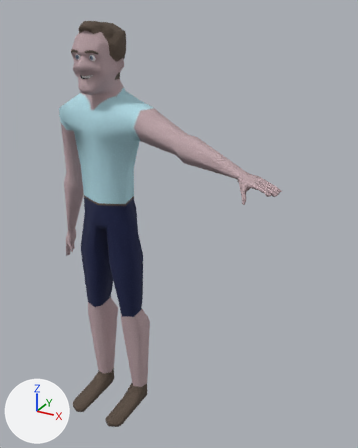
One commit to the glTF model assets/nulch.glb: the scene before it, then after it.
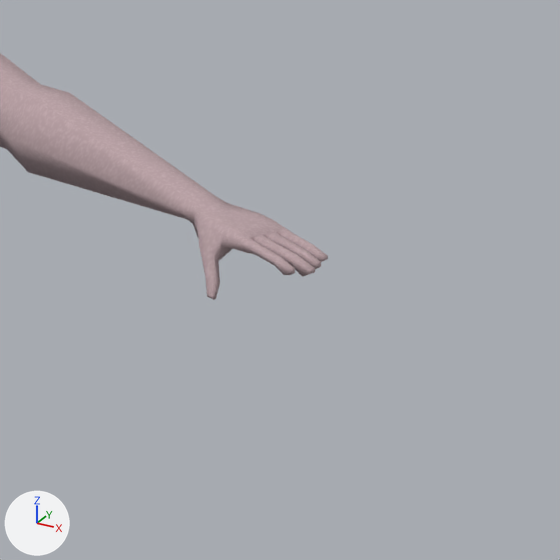
Each version is shown whole from a 50 mm camera at (17.24, -22.71, 25.32) aimed at (4.82, -0.11, 14.02), then close up on the part from 49% to 100% of the width and 24% to 65% of the height. Every picture has the same lights, and +X, +Y and +Z are marked at lower left. Where no turn or scale is listed for an object, it has been applied to the vertices.

Before the edit, the objects in view are built like this:
```python
me_body_001 = bpy.data.meshes.new('body.001')
me_body_001.from_pydata(...)  # 2122 vertices, 4236 faces; spans x -5.1..11.8, y -5.1..1.9, z 0.0..24.6
# faces by material slot: [2316, 1600, 256, 64]
me_body_001.materials.append(mat_material_004)  # picture img_nulch
me_body_001.materials.append(mat_material_005)  # white #ffffff
me_body_001.materials.append(mat_material_006)  # blue #8294b0
me_body_001.materials.append(mat_material_007)  # black #000000
ob_body_001 = bpy.data.objects.new('body.001', me_body_001)
ob_body_001.location = (0.0, 0.0, 0.0)
```
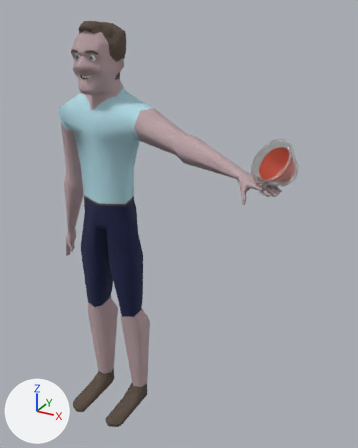
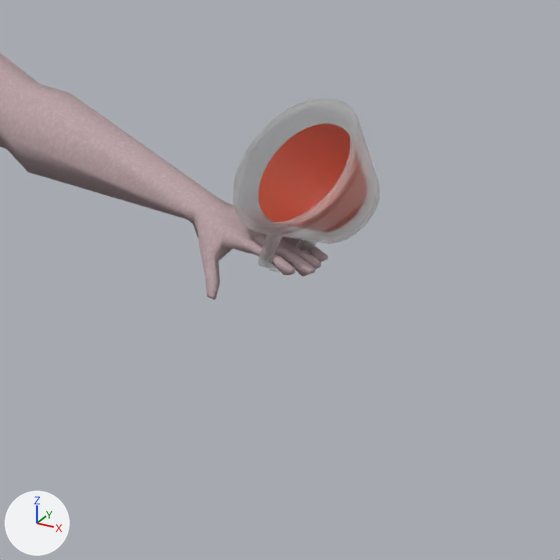
What differs and where, as boxes (x1, y1, x2, y2) in the close-ups (560 x 560 px):
'teacup', added
    after: (233, 98, 380, 272)

Patch to the scene script:
```diff
--- a/assets/nulch.glb.py
+++ b/assets/nulch.glb.py
@@ mat_material @@
+mat_material = principled_material('Material')
+mat_material.base_color = (0.8, 0.8, 0.8)  # white #e7e7e7
+mat_material.roughness = 1.0
+mat_material.ior = 1.45
+mat_material.alpha = 0.5
+mat_material.transmission_weight = 1.0
@@ mat_material_001 @@
+mat_material_001 = principled_material('Material.001')
+mat_material_001.base_color = (0.8, 0.0934, 0.0298)  # orange #e75630
@@ me_cylinder @@
+me_cylinder.from_pydata(...)  # 304 vertices, 638 faces; spans x -1.33..0.55, y -1.41..0.49, z -0.74..1.4
+# faces by material slot: [544, 94]
+me_cylinder.materials.append(mat_material)  # white #e7e7e7
+me_cylinder.materials.append(mat_material_001)  # orange #e75630
@@ ob_teacup @@
+ob_teacup = bpy.data.objects.new('teacup', me_cylinder)
+ob_teacup.location = (11.74, -3.74, 19.13)
```
